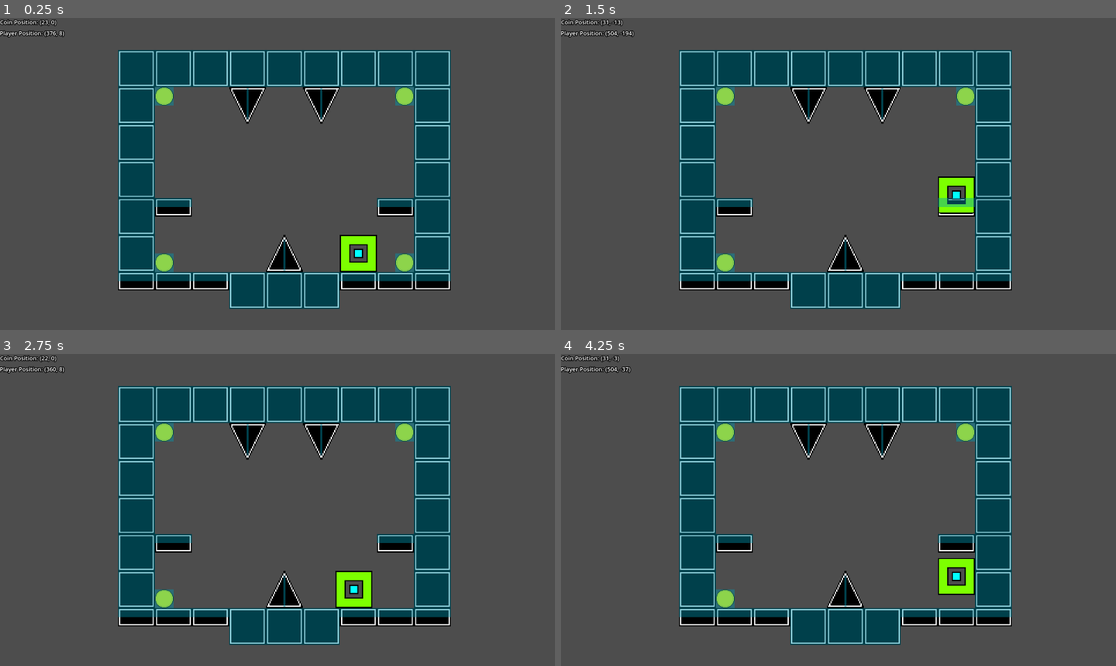
Above: before the commit, frames 1-4 (two rows, left to right).
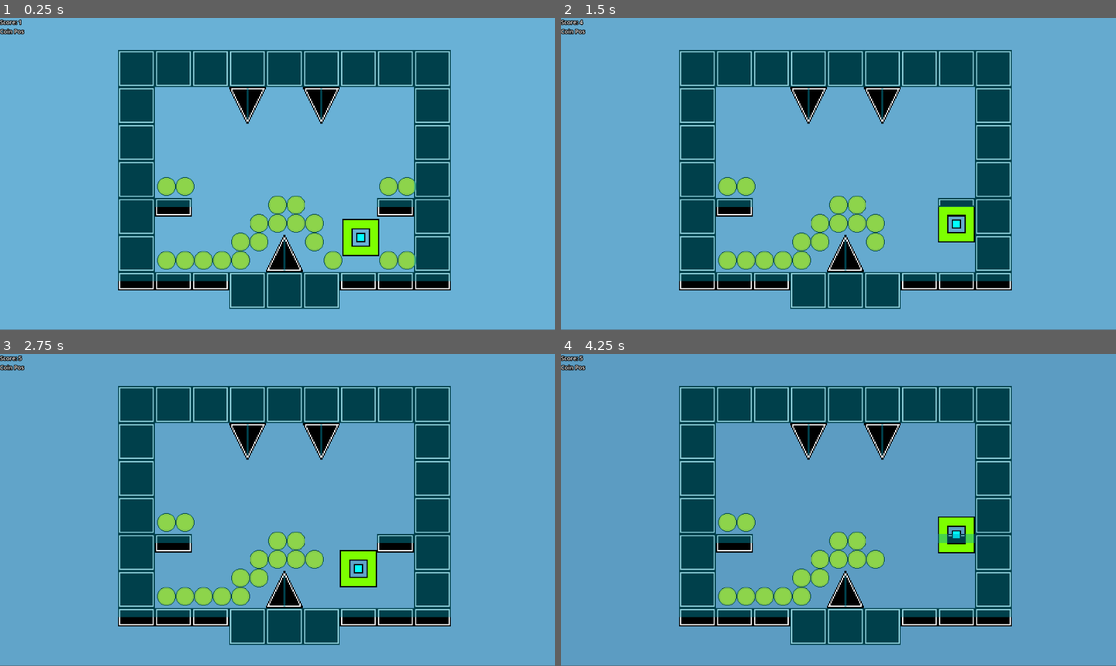
Above: after the commit, the same moments.

Repository: DavidWu531/Mystery-Odyssey
Game: Godot game, scene res://Scenes/main.tscn
Same seed, same stepped clock (60 frames per second), same inputs: the game is played once before the commit and once after it.
Inputs:
- Up to frame 1 (0.25 s): no input
- Up to frame 2 (1.5 s): hold D (Right) from 0.53 s (still down); tap Space (Jump) at 0.77 s
- Up to frame 3 (2.75 s): tap Space (Jump) at 1.52 s; release D (Right) at 2.03 s; hold A (Left) from 2.03 s (still down)
- Up to frame 4 (4.25 s): release A (Left) at 2.78 s; hold D (Right) from 2.78 s (still down); tap Space (Jump) at 3.02, 3.77 s

The runs differ from the first frame. In frame 1, 78% of the frame differs, in the area x 0-100%, y 0-100%; in frame 2, 78%; in frame 3, 78%; in frame 4, 79%.

Commit message:
Modified node hitboxes

Diff:
--- /dev/null
+++ b/Resources/coin.tres
@@ -0,0 +1,16 @@
+[gd_resource type="TileSet" load_steps=3 format=3 uid="uid://0eh2ovv07tqb"]
+
+[ext_resource type="Texture2D" uid="uid://bm85w71qi4tuo" path="res://Art/Coin.png" id="2_3rx5m"]
+
+[sub_resource type="TileSetAtlasSource" id="TileSetAtlasSource_abvb5"]
+texture = ExtResource("2_3rx5m")
+0:0/size_in_atlas = Vector2i(4, 4)
+0:0/0 = 0
+0:0/0/physics_layer_0/linear_velocity = Vector2(0, 0)
+0:0/0/physics_layer_0/angular_velocity = 0.0
+0:0/0/physics_layer_0/polygon_0/points = PackedVector2Array(-8, -32, 8, -32, 24, -24, 32, -8, 32, 8, 24, 24, 8, 32, -8, 32, -24, 24, -32, 8, -32, -8, -24, -24, -8, -32)
+
+[resource]
+tile_size = Vector2i(64, 64)
+physics_layer_0/collision_layer = 1
+sources/1 = SubResource("TileSetAtlasSource_abvb5")
--- a/Scenes/coin.tres
+++ /dev/null
@@ -1,25 +0,0 @@
-[gd_resource type="TileSet" load_steps=5 format=3 uid="uid://0eh2ovv07tqb"]
-
-[ext_resource type="Texture2D" uid="uid://1ebk0cd5myc4" path="res://Art/SecretKey.png" id="1_dlkxp"]
-[ext_resource type="Texture2D" uid="uid://bm85w71qi4tuo" path="res://Art/Coin.png" id="2_3rx5m"]
-
-[sub_resource type="TileSetAtlasSource" id="TileSetAtlasSource_g4af8"]
-texture = ExtResource("1_dlkxp")
-0:0/size_in_atlas = Vector2i(5, 2)
-0:0/0 = 0
-0:0/0/physics_layer_0/linear_velocity = Vector2(0, 0)
-0:0/0/physics_layer_0/angular_velocity = 0.0
-0:0/0/physics_layer_0/polygon_0/points = PackedVector2Array(-40, -16, 40, -16, 40, 16, -40, 16, -40, -16)
-
-[sub_resource type="TileSetAtlasSource" id="TileSetAtlasSource_abvb5"]
-texture = ExtResource("2_3rx5m")
-0:0/size_in_atlas = Vector2i(4, 4)
-0:0/0 = 0
-0:0/0/physics_layer_0/linear_velocity = Vector2(0, 0)
-0:0/0/physics_layer_0/angular_velocity = 0.0
-0:0/0/physics_layer_0/polygon_0/points = PackedVector2Array(-32, -32, -32, 32, 32, 32, 32, -32)
-
-[resource]
-physics_layer_0/collision_layer = 1
-sources/0 = SubResource("TileSetAtlasSource_g4af8")
-sources/1 = SubResource("TileSetAtlasSource_abvb5")
--- a/Scenes/main.tscn
+++ b/Scenes/main.tscn
@@ -70,9 +70,10 @@
 0:0/0 = 0
 0:0/0/physics_layer_0/linear_velocity = Vector2(0, 0)
 0:0/0/physics_layer_0/angular_velocity = 0.0
-0:0/0/physics_layer_0/polygon_0/points = PackedVector2Array(32, -32, 32, 32, -32, 32, -32, -32)
+0:0/0/physics_layer_0/polygon_0/points = PackedVector2Array(-8, -32, 8, -32, 24, -24, 32, -8, 32, 8, 24, 24, 8, 32, -8, 32, -24, 24, -32, 8, -32, -8, -24, -24, -8, -32)
 
 [sub_resource type="TileSet" id="TileSet_pk51x"]
+tile_size = Vector2i(64, 64)
 physics_layer_0/collision_layer = 1
 sources/1 = SubResource("TileSetAtlasSource_abvb5")
 
@@ -95,8 +96,8 @@
 "speed": 5.0
 }]
 
-[sub_resource type="RectangleShape2D" id="RectangleShape2D_8ytor"]
-size = Vector2(128, 128)
+[sub_resource type="CircleShape2D" id="CircleShape2D_kdi6v"]
+radius = 64.0
 
 [sub_resource type="LabelSettings" id="LabelSettings_20hdy"]
 font_size = 20
@@ -108,8 +109,54 @@
 outline_size = 10
 outline_color = Color(0, 0, 0, 1)
 
+[sub_resource type="Animation" id="Animation_p2h8b"]
+resource_name = "Cycle"
+length = 90.0
+loop_mode = 1
+step = 1.0
+tracks/0/type = "value"
+tracks/0/imported = false
+tracks/0/enabled = true
+tracks/0/path = NodePath("ColorRect:color")
+tracks/0/interp = 1
+tracks/0/loop_wrap = true
+tracks/0/keys = {
+"times": PackedFloat32Array(-2, 30, 60, 90),
+"transitions": PackedFloat32Array(1, 1, 1, 1),
+"update": 0,
+"values": [Color(0.443137, 0.737255, 0.882353, 1), Color(0.0156863, 0.101961, 0.25098, 1), Color(0.0156863, 0.101961, 0.25098, 1), Color(0.443137, 0.737255, 0.882353, 1)]
+}
+
+[sub_resource type="Animation" id="Animation_3ynj0"]
+length = 0.001
+tracks/0/type = "value"
+tracks/0/imported = false
+tracks/0/enabled = true
+tracks/0/path = NodePath("ColorRect:color")
+tracks/0/interp = 1
+tracks/0/loop_wrap = true
+tracks/0/keys = {
+"times": PackedFloat32Array(0),
+"transitions": PackedFloat32Array(1),
+"update": 0,
+"values": [Color(0.443137, 0.737255, 0.882353, 1)]
+}
+
+[sub_resource type="AnimationLibrary" id="AnimationLibrary_n58ot"]
+_data = {
+"Cycle": SubResource("Animation_p2h8b"),
+"RESET": SubResource("Animation_3ynj0")
+}
+
 [node name="Main" type="Node2D"]
 script = ExtResource("1_6y2go")
+
+[node name="ColorRect" type="ColorRect" parent="."]
+offset_left = -864.0
+offset_top = -808.0
+offset_right = 1056.0
+offset_bottom = 272.0
+color = Color(0.443137, 0.737255, 0.882353, 1)
 
 [node name="SceneCamera" type="Camera2D" parent="."]
 position = Vector2(96, -267)
@@ -138,21 +185,21 @@
 tile_set = SubResource("TileSet_pk51x")
 collision_visibility_mode = 1
 format = 2
-layer_0/tile_data = PackedInt32Array(196589, 1, 0, -2162707, 1, 0, -2228191, 1, 0, 131105, 1, 0)
+layer_0/tile_data = PackedInt32Array(-2162707, 1, 0, -2228191, 1, 0, -262136, 1, 0, -262137, 1, 0, -196613, 1, 0, -196612, 1, 0, 65531, 1, 0, 65532, 1, 0, 65533, 1, 0, 65534, 1, 0, 65535, 1, 0, -1, 1, 0, -65536, 1, 0, -131072, 1, 0, -131071, 1, 0, -196607, 1, 0, -196606, 1, 0, -131070, 1, 0, -131069, 1, 0, -65533, 1, 0, -65532, 1, 0, 4, 1, 0, 8, 1, 0, 7, 1, 0, 6, 1, 0, 5, 1, 0)
 
 [node name="Player" type="CharacterBody2D" parent="."]
-position = Vector2(376, 8)
+position = Vector2(384, -64)
 floor_stop_on_slope = false
 script = ExtResource("4_7swer")
 metadata/_edit_group_ = true
 
 [node name="Sprite2D" type="AnimatedSprite2D" parent="Player"]
 sprite_frames = SubResource("SpriteFrames_c03ud")
-animation = &"Temp2"
+animation = &"Temp1"
 autoplay = "Temp1"
 
 [node name="CollisionShape2D" type="CollisionShape2D" parent="Player"]
-shape = SubResource("RectangleShape2D_8ytor")
+shape = SubResource("CircleShape2D_kdi6v")
 
 [node name="Camera2D" type="Camera2D" parent="Player"]
 enabled = false
@@ -168,15 +215,20 @@
 [node name="CanvasLayer" type="CanvasLayer" parent="."]
 
 [node name="PlayerPos" type="Label" parent="CanvasLayer"]
-offset_left = -1.0
-offset_top = 38.0
-offset_right = 99.0
-offset_bottom = 66.0
+offset_right = 100.0
+offset_bottom = 28.0
 text = "Player Pos"
 label_settings = SubResource("LabelSettings_20hdy")
 
 [node name="CoinPos" type="Label" parent="CanvasLayer"]
-offset_right = 40.0
-offset_bottom = 23.0
+offset_top = 32.0
+offset_right = 83.0
+offset_bottom = 60.0
 text = "Coin Pos"
 label_settings = SubResource("LabelSettings_0ag0f")
+
+[node name="AnimationPlayer" type="AnimationPlayer" parent="."]
+libraries = {
+"": SubResource("AnimationLibrary_n58ot")
+}
+autoplay = "Cycle"
--- a/Scripts/Player.gd
+++ b/Scripts/Player.gd
@@ -4,6 +4,7 @@
 const JUMP_VELOCITY = 625.0
 
 var start_pos = Vector2(0,0)
+var offsets = [Vector2(96, 32), Vector2(-96, 32), Vector2(96, -32), Vector2(-96, -32), Vector2(96, 32), Vector2(-96, 32), Vector2(96, -32), Vector2(-96, -32)]
 
 const half_speed = 383.1
 const normal_speed = 475.0
@@ -48,15 +49,14 @@
 	else:
 		velocity.x = move_toward(velocity.x, 0, speed)
 
+	$"../CanvasLayer/PlayerPos".text = str("Score: " + str(Global.score))
+
 	move_and_slide()
 
 func _process(_delta):
 	if position.y > 1000:
 		position = start_pos
 		gravity = 980.0
-
-	$"../CanvasLayer/PlayerPos".text = str("Player Position: " + str(round(Vector2(global_position))))
-	$"../CanvasLayer/CoinPos".text = str("Coin Position: " + str($"../Coin".local_to_map(global_position)))
 
 	for i in get_slide_collision_count():
 		var collision = get_slide_collision(i)
@@ -65,18 +65,57 @@
 			gravity = 980.0
 		if "Coin" in collision.get_collider().name:
 			collectible_kill()
+
+func collectible_kill():
+	var granted = false
+	# Top and Bottom Collision
+	if $"../Coin".get_cell_source_id(0, $"../Coin".local_to_map(global_position + Vector2(32, 96)), false) != -1:
+		$"../Coin".set_cell(0, $"../Coin".local_to_map(global_position + Vector2(32, 96)), -1, Vector2i(0,0), 0)
+		if granted == false:
 			Global.score += 1
 			Global.ooh_shiny_mine_progress += 1
-
-func collectible_kill():
-	# Top and Bottom Collision
-	$"../Coin".set_cell(0, $"../Coin".local_to_map(global_position + Vector2(32, 96)), -1, Vector2i(0,0), 0)
-	$"../Coin".set_cell(0, $"../Coin".local_to_map(global_position + Vector2(-32, 96)), -1, Vector2i(0,0), 0)
-	$"../Coin".set_cell(0, $"../Coin".local_to_map(global_position + Vector2(32, -96)), -1, Vector2i(0,0), 0)
-	$"../Coin".set_cell(0, $"../Coin".local_to_map(global_position + Vector2(-32, -96)), -1, Vector2i(0,0), 0)
+			granted = true
+	if $"../Coin".get_cell_source_id(0, $"../Coin".local_to_map(global_position + Vector2(-32, 96)), false) != -1:
+		$"../Coin".set_cell(0, $"../Coin".local_to_map(global_position + Vector2(-32, 96)), -1, Vector2i(0,0), 0)
+		if granted == false:
+			Global.score += 1
+			Global.ooh_shiny_mine_progress += 1
+			granted = true
+	if $"../Coin".get_cell_source_id(0, $"../Coin".local_to_map(global_position + Vector2(32, -96)), false) != -1:
+		$"../Coin".set_cell(0, $"../Coin".local_to_map(global_position + Vector2(32, -96)), -1, Vector2i(0,0), 0)
+		if granted == false:
+			Global.score += 1
+			Global.ooh_shiny_mine_progress += 1
+			granted = true
+	if $"../Coin".get_cell_source_id(0, $"../Coin".local_to_map(global_position + Vector2(-32, -96)), false) != -1:
+		$"../Coin".set_cell(0, $"../Coin".local_to_map(global_position + Vector2(-32, -96)), -1, Vector2i(0,0), 0)
+		if granted == false:
+			Global.score += 1
+			Global.ooh_shiny_mine_progress += 1
+			granted = true
 
 	# Left and Right Collision
-	$"../Coin".set_cell(0, $"../Coin".local_to_map(global_position + Vector2(96, 32)), -1, Vector2i(0,0), 0)
-	$"../Coin".set_cell(0, $"../Coin".local_to_map(global_position + Vector2(-96, 32)), -1, Vector2i(0,0), 0)
-	$"../Coin".set_cell(0, $"../Coin".local_to_map(global_position + Vector2(96, -32)), -1, Vector2i(0,0), 0)
-	$"../Coin".set_cell(0, $"../Coin".local_to_map(global_position + Vector2(-96, -32)), -1, Vector2i(0,0), 0)
+	if $"../Coin".get_cell_source_id(0, $"../Coin".local_to_map(global_position + Vector2(96, 32)), false) != -1:
+		$"../Coin".set_cell(0, $"../Coin".local_to_map(global_position + Vector2(96, 32)), -1, Vector2i(0,0), 0)
+		if granted == false:
+			Global.score += 1
+			Global.ooh_shiny_mine_progress += 1
+			granted = true
+	if $"../Coin".get_cell_source_id(0, $"../Coin".local_to_map(global_position + Vector2(-96, 32)), false) != -1:
+		$"../Coin".set_cell(0, $"../Coin".local_to_map(global_position + Vector2(-96, 32)), -1, Vector2i(0,0), 0)
+		if granted == false:
+			Global.score += 1
+			Global.ooh_shiny_mine_progress += 1
+			granted = true
+	if $"../Coin".get_cell_source_id(0, $"../Coin".local_to_map(global_position + Vector2(96, -32)), false) != -1:
+		$"../Coin".set_cell(0, $"../Coin".local_to_map(global_position + Vector2(96, -32)), -1, Vector2i(0,0), 0)
+		if granted == false:
+			Global.score += 1
+			Global.ooh_shiny_mine_progress += 1
+			granted = true
+	if $"../Coin".get_cell_source_id(0, $"../Coin".local_to_map(global_position + Vector2(-96, -32)), false) != -1:
+		$"../Coin".set_cell(0, $"../Coin".local_to_map(global_position + Vector2(-96, -32)), -1, Vector2i(0,0), 0)
+		if granted == false:
+			Global.score += 1
+			Global.ooh_shiny_mine_progress += 1
+			granted = true
--- a/project.godot
+++ b/project.godot
@@ -10,7 +10,7 @@
 
 [application]
 
-config/name="Dimensional Dash - Mystery Odyssey"
+config/name="Mystery Odyssey"
 run/main_scene="res://Scenes/main.tscn"
 config/features=PackedStringArray("4.2", "Forward Plus")
 
Renamed: Scenes/blocks.tres -> Resources/blocks.tres
Renamed: Scenes/spikes.tres -> Resources/spikes.tres
Not shown: 1 places in Scenes/main.tscn that only renumber resources
